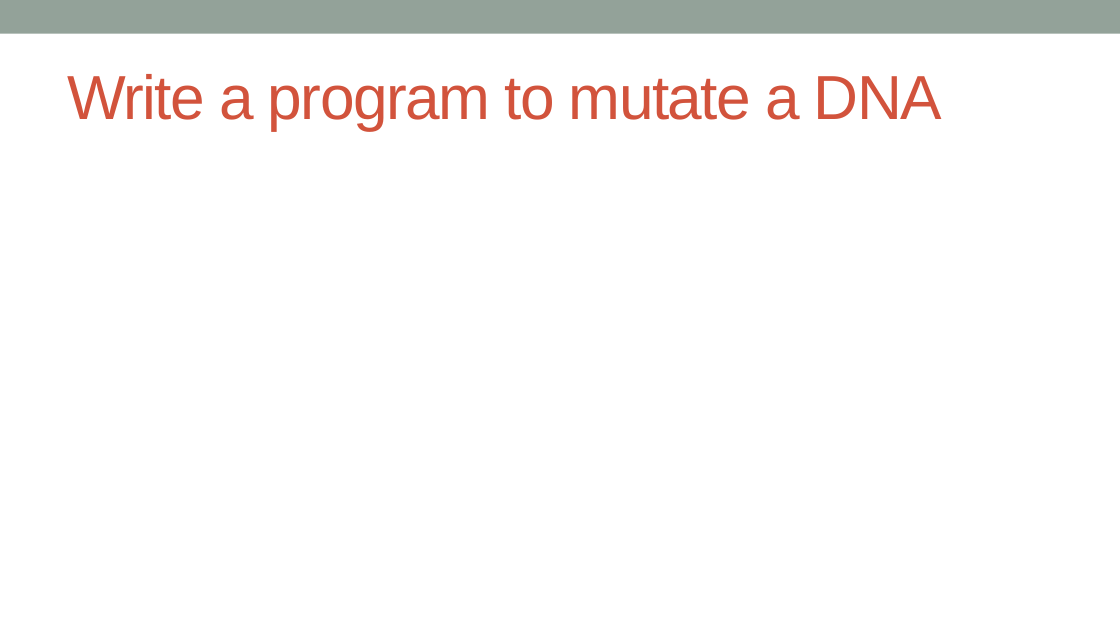
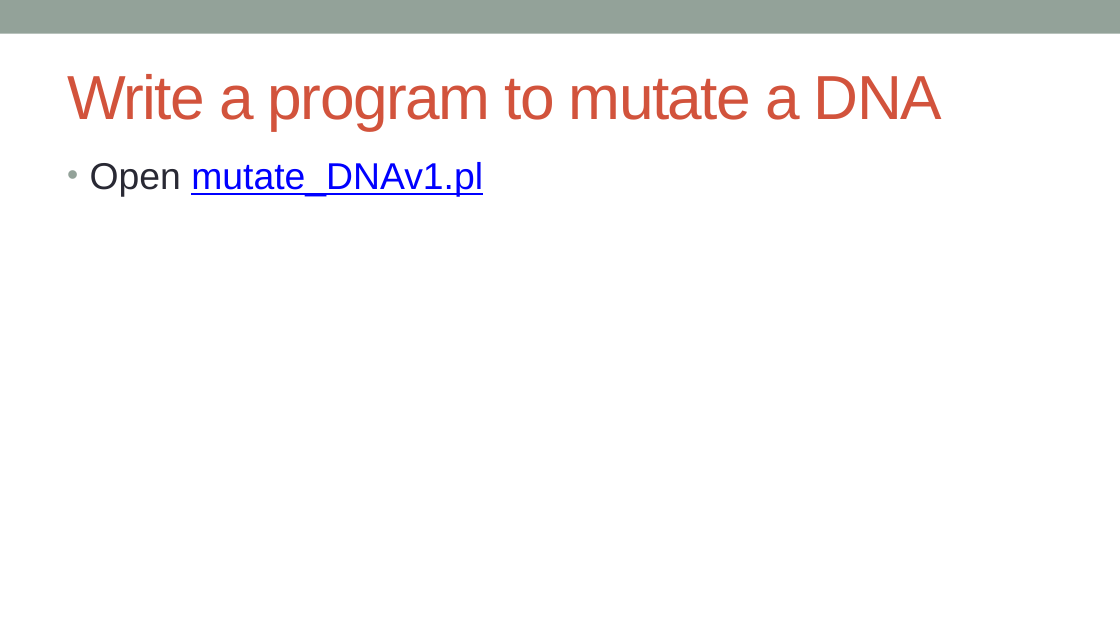
Before and after one commit to kanhu-pcr-code/bioinfo-PERL-course, a slide deck: slide 16 of PPTs/Operations_on_variables.pptx (slide 14 before the commit). Drawn at 1120x630 pixels with LibreOffice and Linux fonts; fonts in the diff are those of the drawing. Boxes give left, top, right and bottom in pixels: in the first picture for what was removed or moved away, otherwise in the second. Text is boxed around its words. In the diff, an @@ line names an element or a change of style, - is before the commit and + after.

```diff
--- a/PPTs/Operations_on_variables.pptx
+++ b/PPTs/Operations_on_variables.pptx
@@ text added at (90,162,483,197), 24 pt, text #0000FF, underline @@
+• Open mutate_DNAv1.pl
```
Also in this commit, not shown: 6 other slides changed, 5 slides added, 22 other files.
